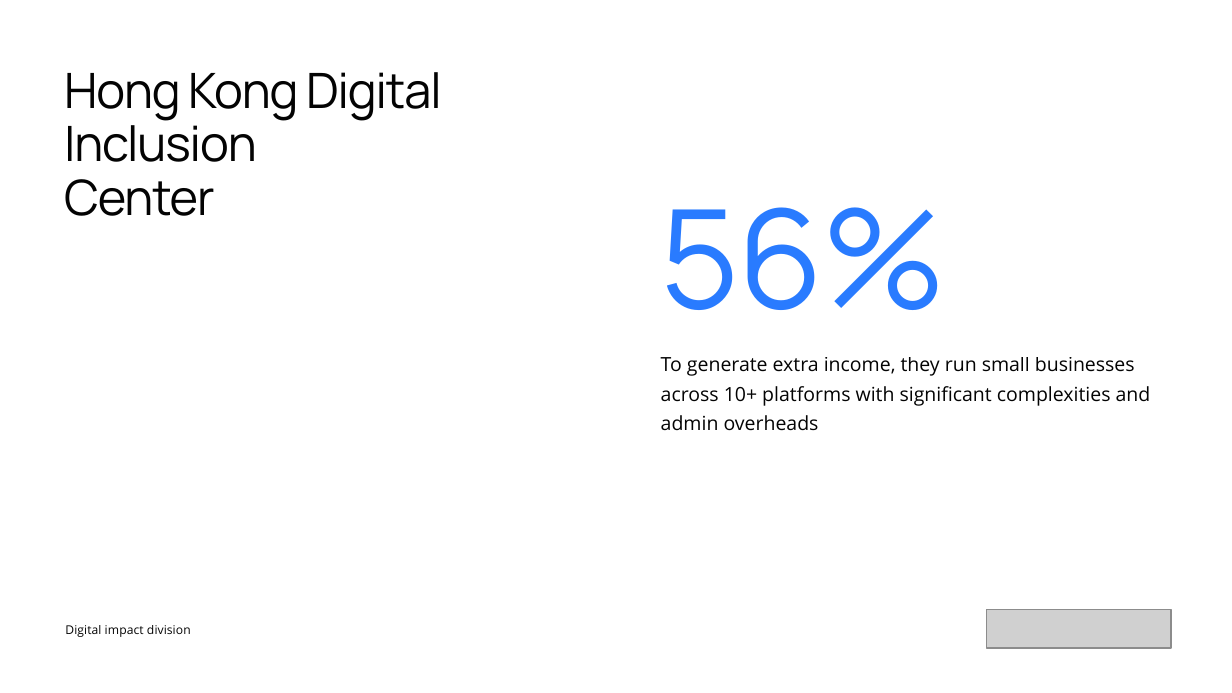
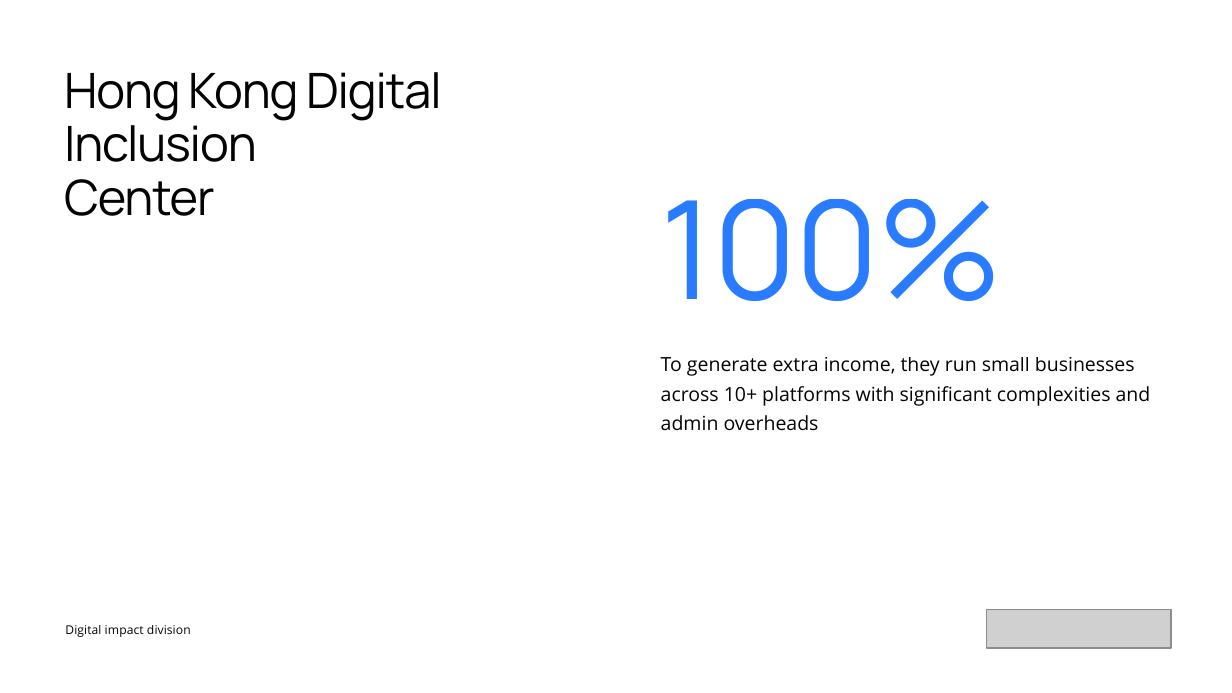
Before and after one commit to mdelprete91-cpu/presentazione, a slide deck: slide 13 of PPT giga.pptx. Drawn at 1232x693 pixels with LibreOffice and Linux fonts; fonts in the diff are those of the drawing; grey boxes stand for pictures. Boxes give left, top, right and bottom in pixels: in the first picture for what was removed or moved away, otherwise in the second. Text is boxed around its words. In the diff, an @@ line names an element or a change of style, - is before the commit and + after.

```diff
--- a/PPT giga.pptx
+++ b/PPT giga.pptx
@@ text at box(661, 199, 1002, 301): text changed @@
-56%
+100%
```
Also in this commit, not shown: 1 other slide changed.
